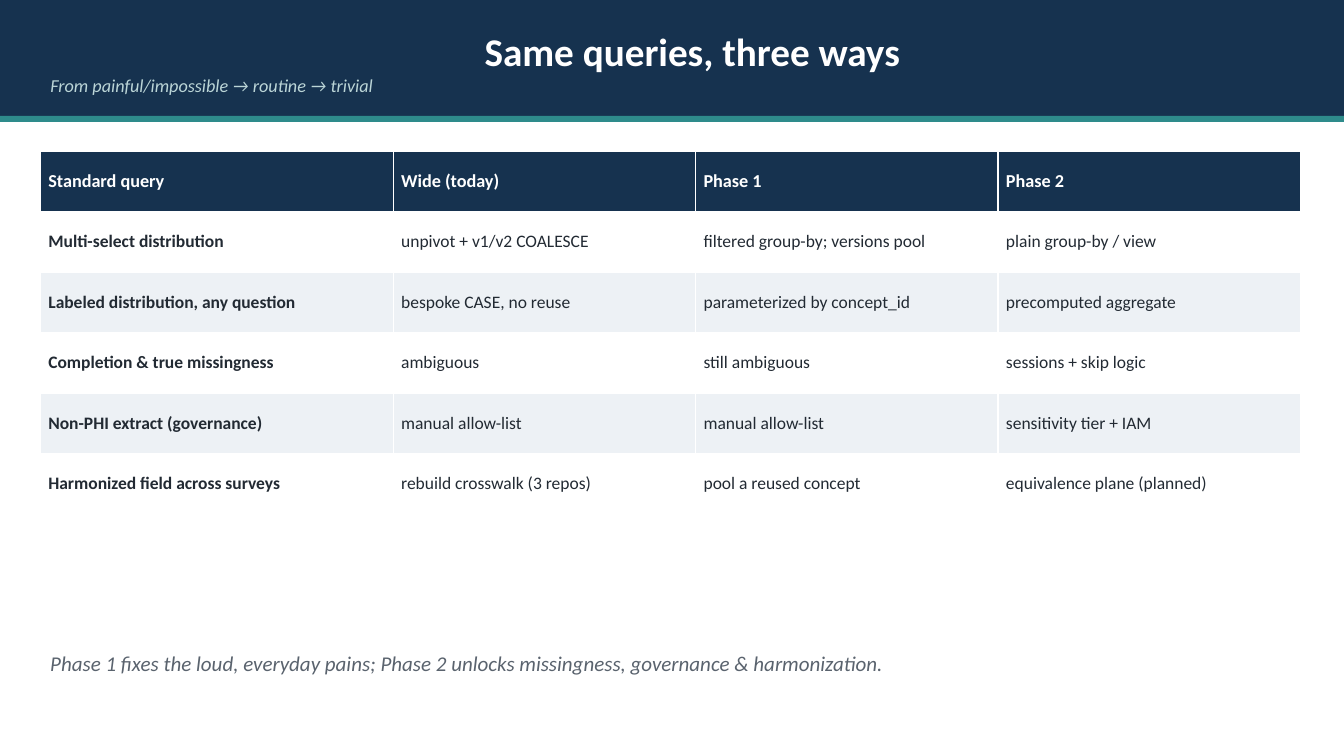
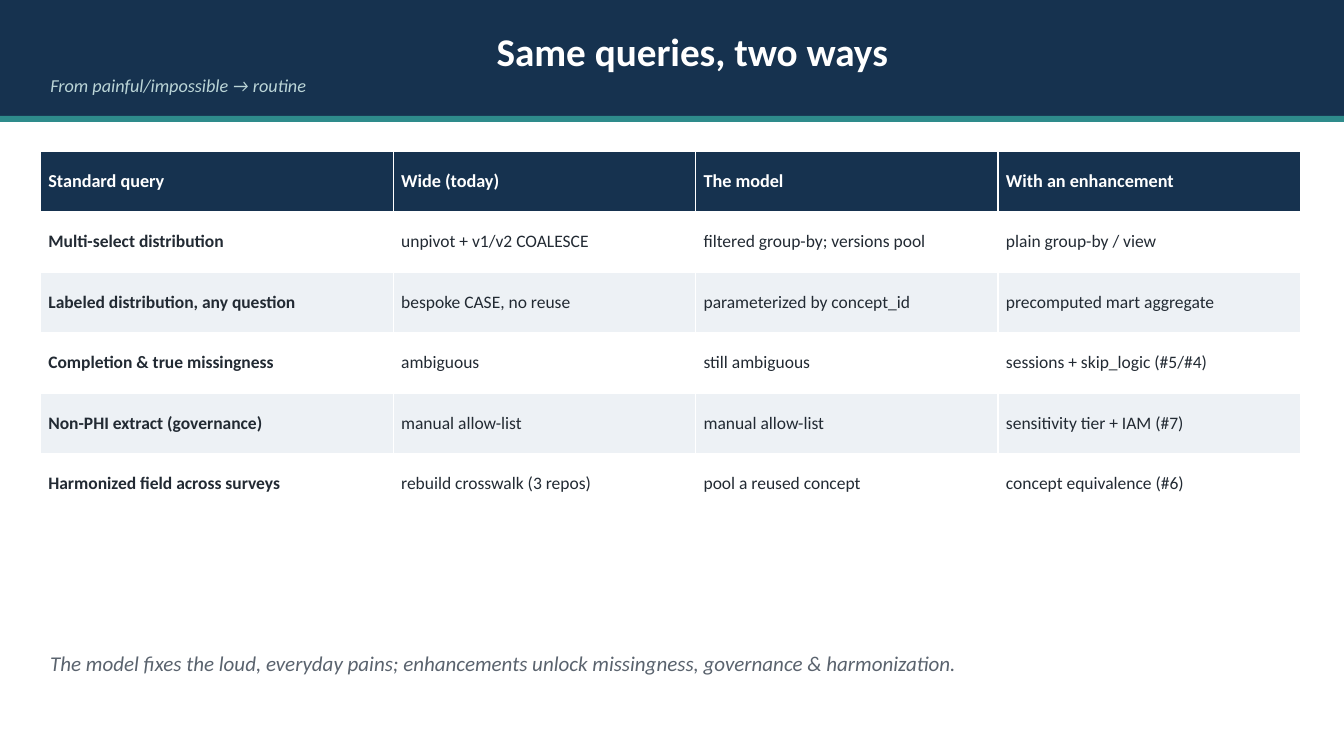
Before and after one commit to Analyticsphere/relational_data_model_demo, a slide deck: slide 14 of docs/Connect_Data_Model_Pitch.pptx (slide 16 before the commit). Drawn at 1344x756 pixels with LibreOffice and Linux fonts; fonts in the diff are those of the drawing. Boxes give left, top, right and bottom in pixels: in the first picture for what was removed or moved away, otherwise in the second. Text is boxed around its words. In the diff, an @@ line names an element or a change of style, - is before the commit and + after.

Commit message:
Adopt Dictionary-Direct as THE model; recast Model B features as incremental enhancements
Decision: the Dictionary-Direct model (dictionary as source of truth + one long responses fact) is the
accepted Connect Data Model. The larger redesigned warehouse (formerly "Model B" / "Phase 2") is not
pursued as a wholesale transformation; its valuable capabilities are now documented as bounded, optional
enhancements layered on the accepted model.

- Add docs/enhancement_backlog.md: the decision record + each feature as a potential extension (value,
  sketch, cost) — normalized question-type view, typed value columns, version handling, skip_logic,
  response_sessions, concept equivalence, governance, dbt analytics marts (kept), event plane.
- README: "The Data Model" (Dictionary-Direct) + an "Incremental enhancements" section; Phase 2 narrative,
  ERD, and Next Steps removed/refocused.
- Refocus AGENTS.md, docs/internal_pitch.md, docs/example_queries.md (three-way -> two-way), and the slide
  deck (build_deck.py regenerated: two-phase/Phase-2 slides -> one enhancement-roadmap slide).
- Delete Model B artifacts: connect_data_model*/connect_integrated* SVGs, sql/data_model.sql,
  docs/phase2_etl_sketch.md, and the Model B dbml/mermaid twins.
- Keep the event plane as an enhancement (memo, event-plane SVGs, data_model_events sources).

```diff
--- a/docs/Connect_Data_Model_Pitch.pptx
+++ b/docs/Connect_Data_Model_Pitch.pptx
@@ text in rectangle at (50,38,888,95): text changed @@
-Same queries, three ways
-From painful/impossible → routine → trivial
+Same queries, two ways
+From painful/impossible → routine
@@ table at (40,151,1301,514) @@
-row 1, column 3: Phase 1
+row 1, column 3: The model
-row 1, column 4: Phase 2
+row 1, column 4: With an enhancement
-row 3, column 4: precomputed aggregate
+row 3, column 4: precomputed mart aggregate
-row 4, column 4: sessions + skip logic
+row 4, column 4: sessions + skip_logic (#5/#4)
-row 5, column 4: sensitivity tier + IAM
+row 5, column 4: sensitivity tier + IAM (#7)
-row 6, column 4: equivalence plane (planned)
+row 6, column 4: concept equivalence (#6)
@@ text at (50,656,955,675): text changed @@
-Phase 1 fixes the loud, everyday pains; Phase 2 unlocks missingness, governance & harmonization.
+The model fixes the loud, everyday pains; enhancements unlock missingness, governance & harmonization.
```
Also in this commit, not shown: 2 other slides changed, 2 slides added, 4 slides removed, 24 other files.
